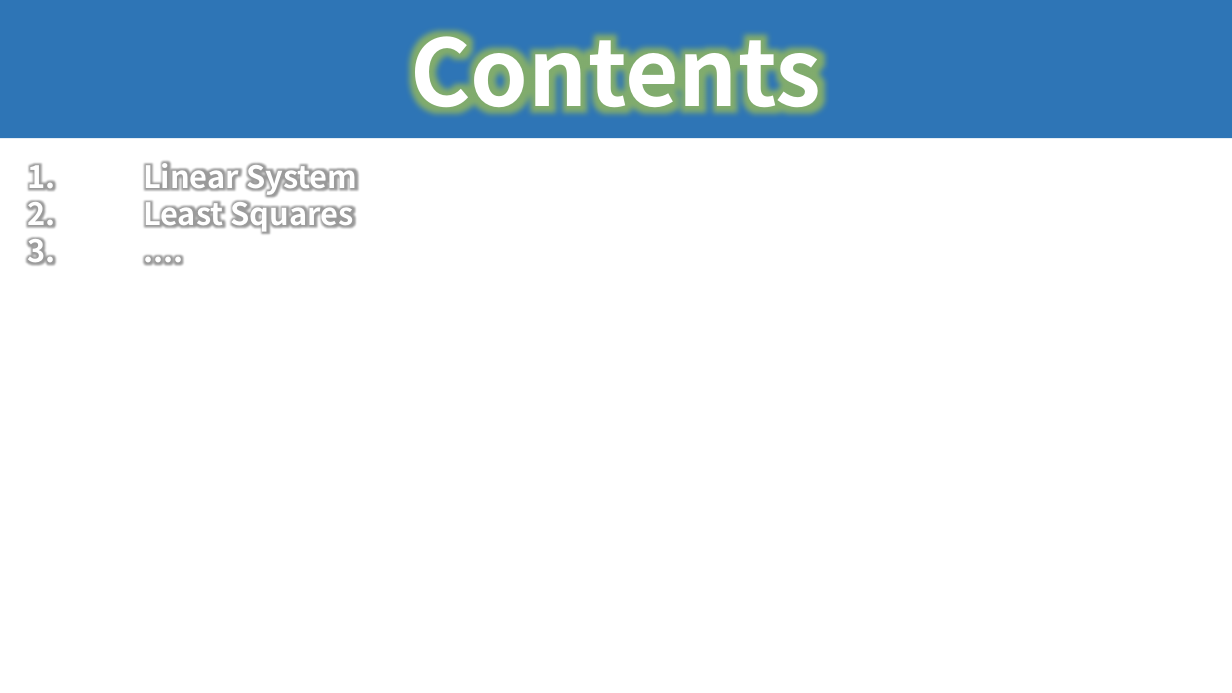
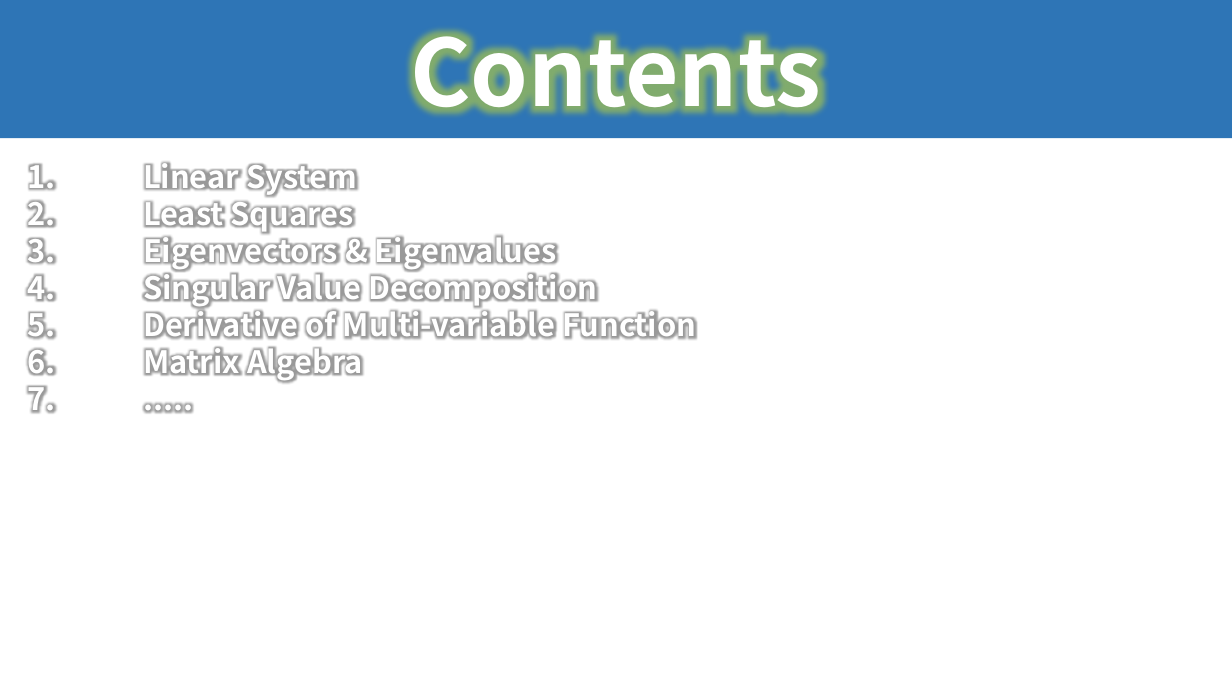
Before and after one commit to seonghokim/Study, a slide deck: slide 7 of Study Material/Linear Algebra.pptx. Drawn at 1232x693 pixels with LibreOffice and Linux fonts; fonts in the diff are those of the drawing. Boxes give left, top, right and bottom in pixels: in the first picture for what was removed or moved away, otherwise in the second. Text is boxed around its words. In the diff, an @@ line names an element or a change of style, - is before the commit and + after.

Commit message:
20240420_Recap Linear Algebra
In progress: Linear Algebra

```diff
--- a/Study Material/Linear Algebra.pptx
+++ b/Study Material/Linear Algebra.pptx
@@ text at [143, 230, 696, 381]: text changed @@
-3. ....
+3. Eigenvectors & Eigenvalues
+4. Singular Value Decomposition
+5. Derivative of Multi-variable Function
+6. Matrix Algebra
+7. .....
```
Also in this commit, not shown: 2 other slides changed, 24 slides added.
